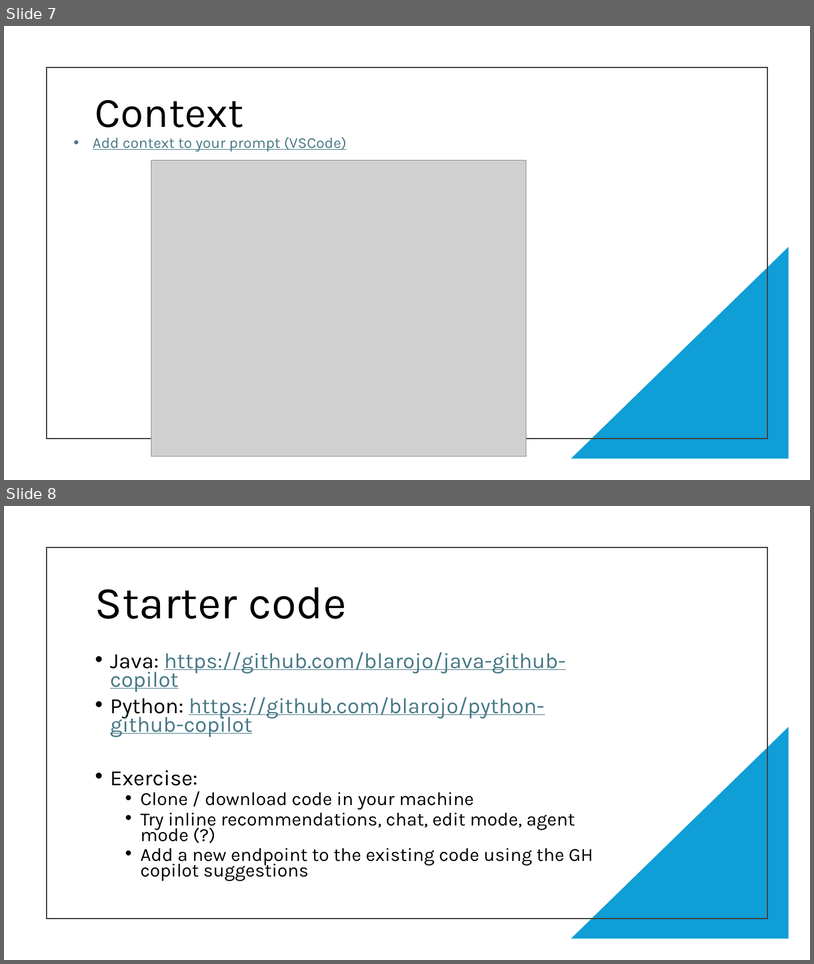
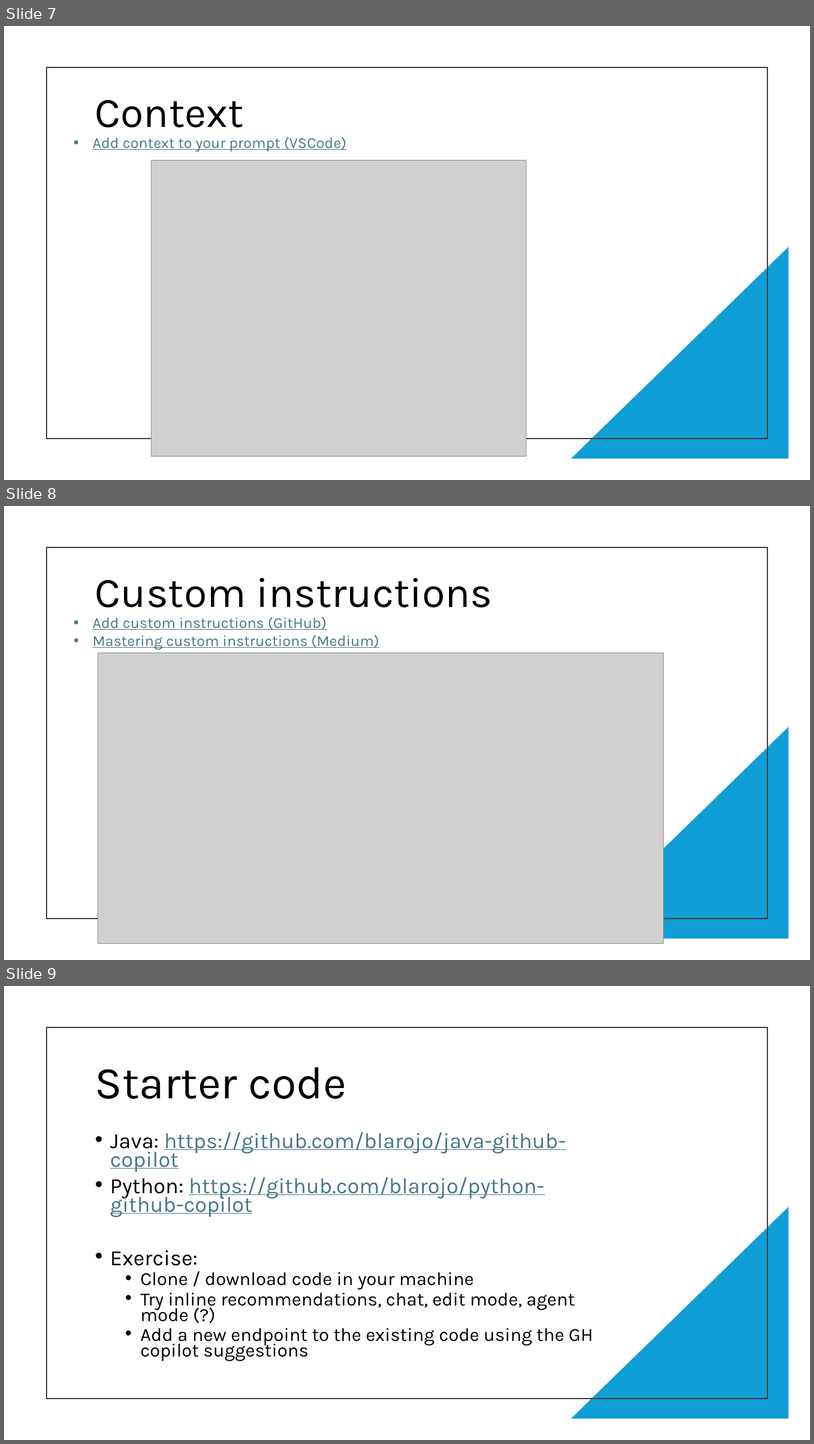
Before and after one commit to blarojo/code-dojo, a slide deck: Code Dojo - GitHub copilot.pptx. Shown one above the other, each under a label of ours: slides 7 and 8 before the commit, slides 7, 8 and 9 after it. The pictures are 814x964 and 814x1444 pixels, drawn with LibreOffice and Linux fonts; fonts in the diff are those of the drawing; grey boxes stand for pictures. Boxes give left, top, right and bottom in pixels: in the first picture for what was removed or moved away, otherwise in the second. Text is boxed around its words. In the diff, an @@ line names an element or a change of style, - is before the commit and + after.

```diff
--- a/Code Dojo - GitHub copilot.pptx
+++ b/Code Dojo - GitHub copilot.pptx
@@ slide 8 added at (4, 506, 810, 960), background #FFFFFF @@
@@ rectangle added at (47, 547, 768, 918), outline #404040 1.5 pt @@
@@ title added at (95, 577, 492, 607), 50 pt, text #000000 @@
+Custom instructions
@@ text added at (93, 617, 379, 649), 18 pt, text #467886, underline @@
+• Add custom instructions (GitHub)
+• Mastering custom instructions (Medium)
@@ picture added at (98, 653, 664, 943) @@
@@ right triangle added at (572, 727, 789, 939), fill #0F9ED5 @@
@@ what was slide 8 is now slide 9 @@
```
Also in this commit, not shown: 1 slide changed.
